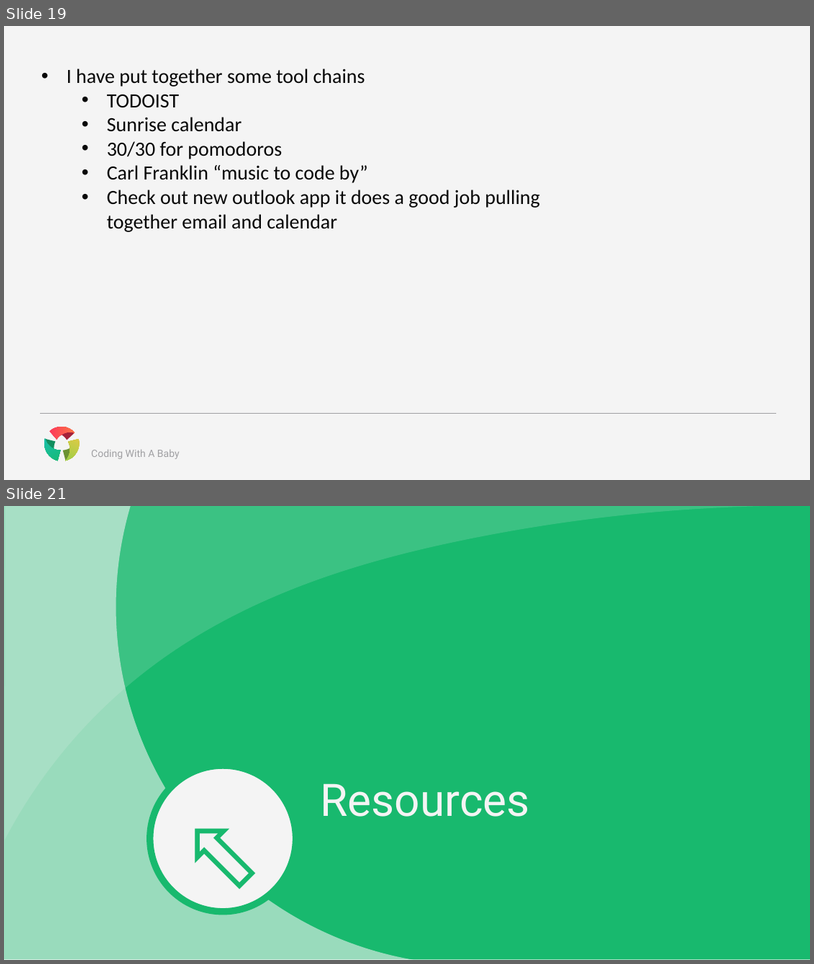
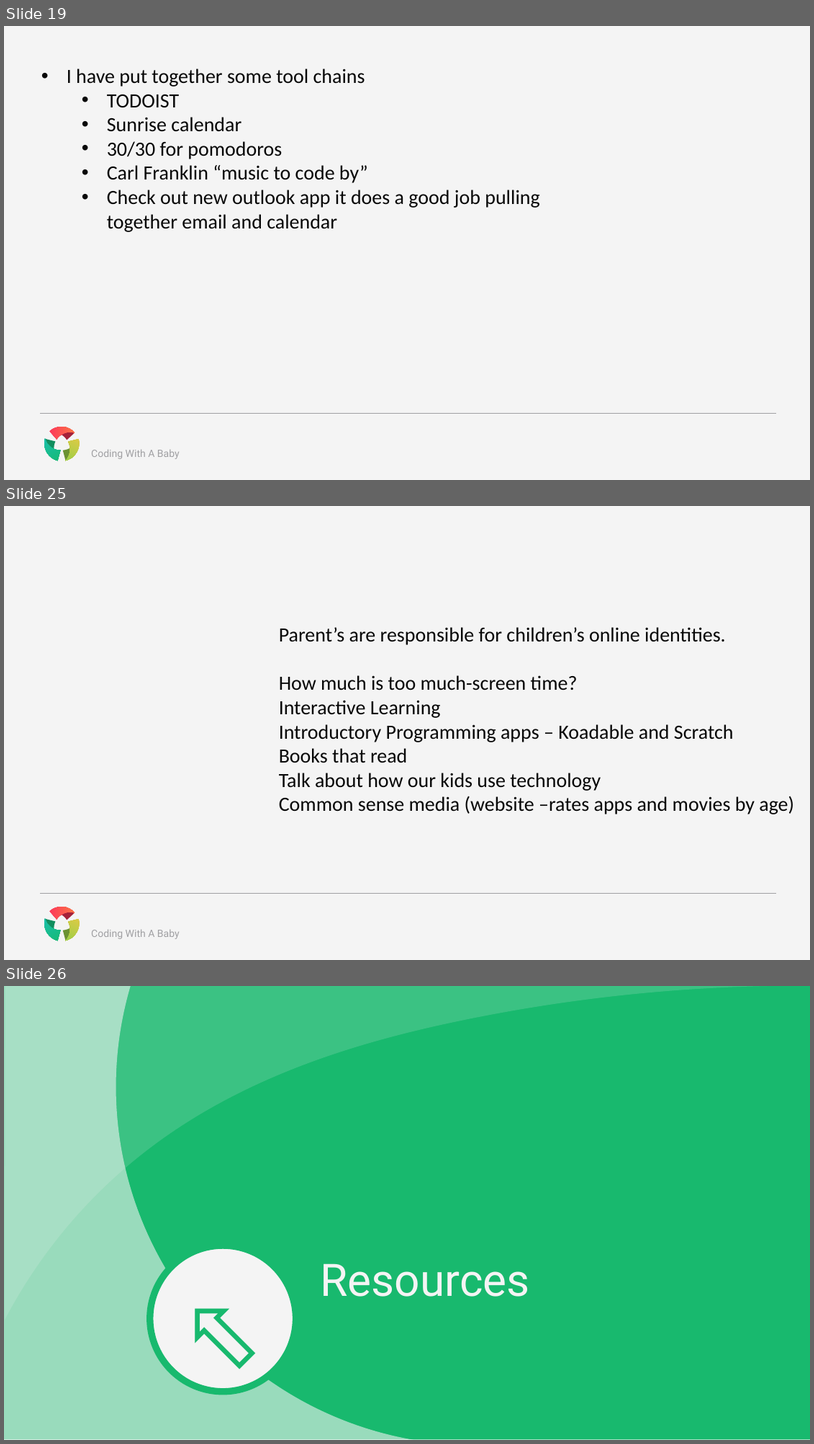
Before and after one commit to CognitiveBurden/CodingWithABaby, a slide deck: CodingWithABaby.pptx. Shown one above the other, each under a label of ours: slides 19 and 21 before the commit, slides 19, 25 and 26 after it; the slides between them are not shown. The pictures are 814x964 and 814x1444 pixels, drawn with LibreOffice and Linux fonts; fonts in the diff are those of the drawing. Boxes give left, top, right and bottom in pixels: in the first picture for what was removed or moved away, otherwise in the second. Text is boxed around its words. In the diff, an @@ line names an element or a change of style, - is before the commit and + after.

Commit message:
Updated the last portion of talk about technology with kids

```diff
--- a/CodingWithABaby.pptx
+++ b/CodingWithABaby.pptx
@@ slide 25 added at bbox=[4, 506, 810, 960], background #F4F4F4; not listed: 8 template elements that a slide beside it also shows @@
@@ text added at bbox=[279, 627, 795, 814], 18 pt, text #070707 @@
+Parent’s are responsible for children’s online identities.
+How much is too much-screen time?
+Interactive Learning
+Introductory Programming apps – Koadable and Scratch
+Books that read
+Talk about how our kids use technology
+Common sense media (website –rates apps and movies by age)
@@ what was slide 21 is now slide 26 @@
```
Also in this commit, not shown: 1 slide changed, 4 other slides added.
